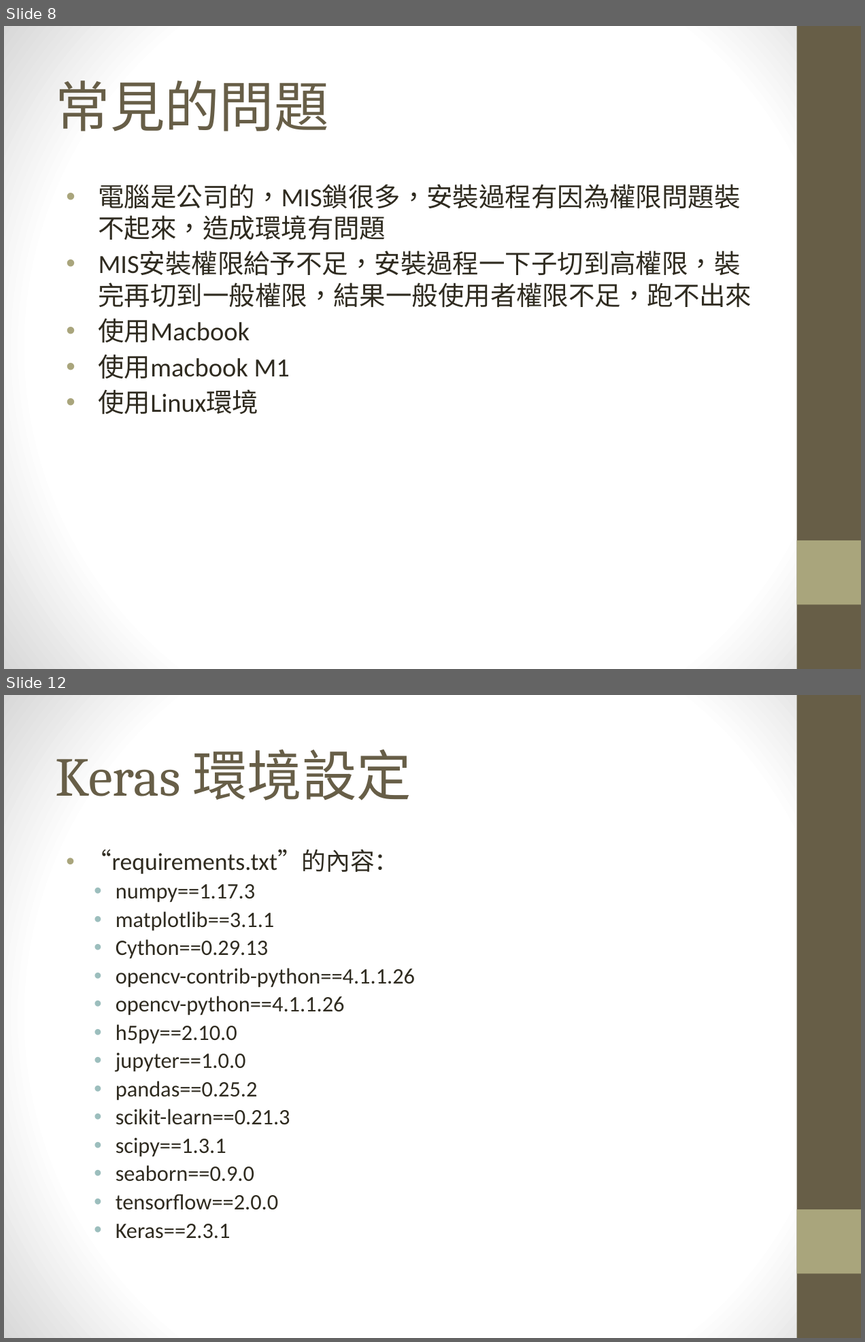
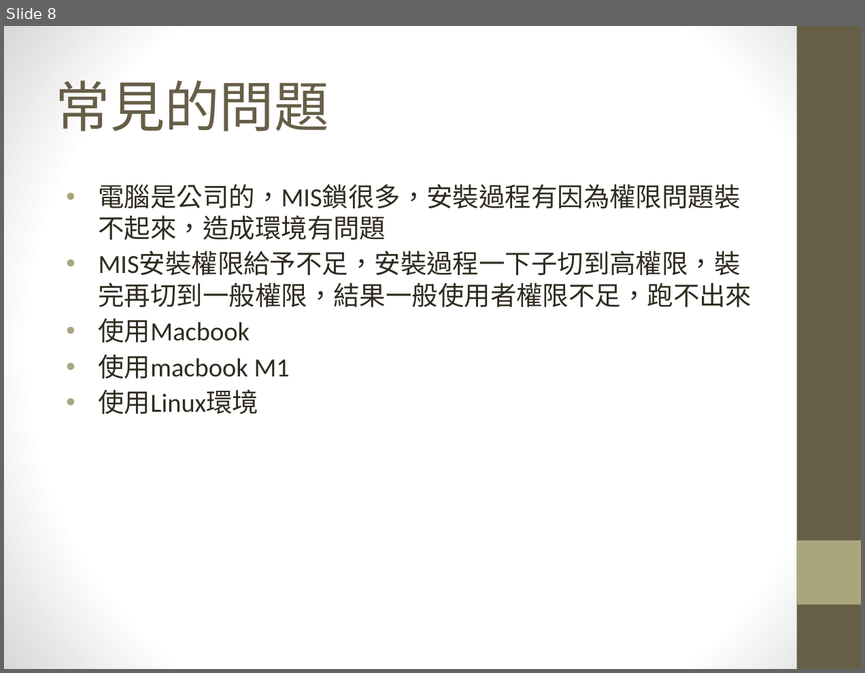
Before and after one commit to maloyang/KH20220820_Python_ML_DL, a slide deck: W05/W05_env_install.pptx. Shown one above the other, each under a label of ours: slides 8 and 12 before the commit, slide 8 after it; the slides between them are not shown. The pictures are 865x1342 and 865x673 pixels, drawn with LibreOffice and Linux fonts; fonts in the diff are those of the drawing. Boxes give left, top, right and bottom in pixels: in the first picture for what was removed or moved away, otherwise in the second. Text is boxed around its words. In the diff, an @@ line names an element or a change of style, - is before the commit and + after.

```diff
--- a/W05/W05_env_install.pptx
+++ b/W05/W05_env_install.pptx
@@ slide 12 removed at box(4, 695, 861, 1338), background gradient #FFFFFF to #D8D8D8; not listed: 2 template elements that a slide beside it also shows @@
@@ title removed at box(56, 749, 411, 800) @@
-Keras 環境設定
@@ text removed at box(88, 849, 415, 1238) @@
-• “requirements.txt”的內容：
-  • numpy==1.17.3
-  • matplotlib==3.1.1
-  • Cython==0.29.13
-  • opencv-contrib-python==4.1.1.26
-  • opencv-python==4.1.1.26
-  • h5py==2.10.0
-  • jupyter==1.0.0
-  • pandas==0.25.2
-  • scikit-learn==0.21.3
-  • scipy==1.3.1
-  • seaborn==0.9.0
-  • tensorflow==2.0.0
-  • Keras==2.3.1
```
Also in this commit, not shown: 1 slide changed, 3 other slides removed, 2 other files.
